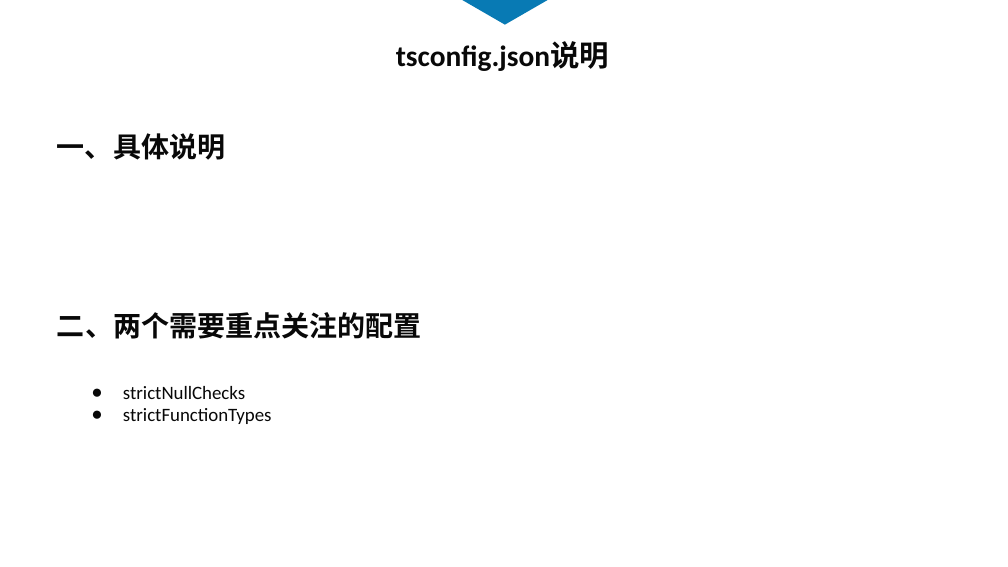
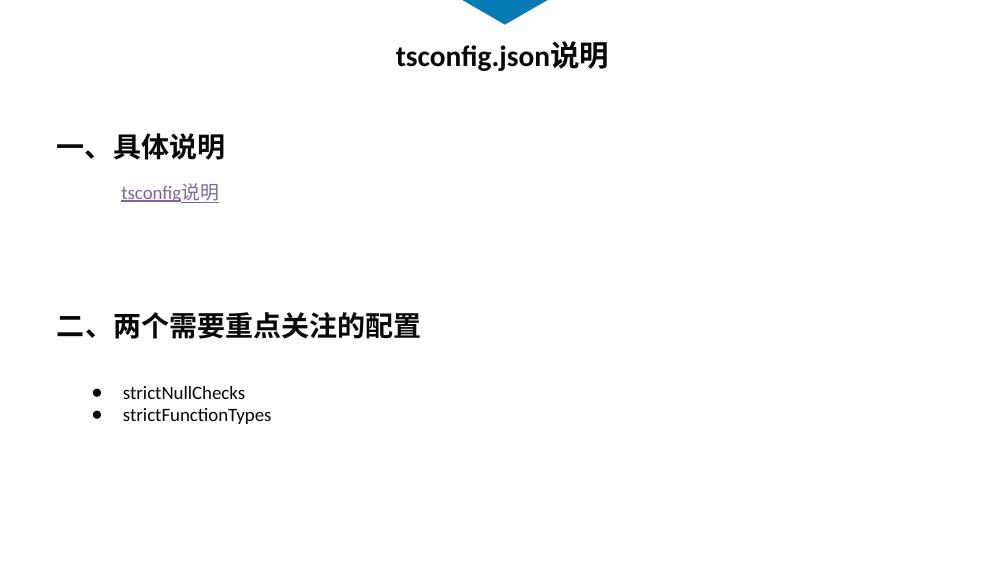
Before and after one commit to touchpillow/ts-demo, a slide deck: slide 7 of ts-分享.pptx (slide 8 before the commit). Drawn at 1008x567 pixels with LibreOffice and Linux fonts; fonts in the diff are those of the drawing. Boxes give left, top, right and bottom in pixels: in the first picture for what was removed or moved away, otherwise in the second. Text is boxed around its words. In the diff, an @@ line names an element or a change of style, - is before the commit and + after.

```diff
--- a/ts-分享.pptx
+++ b/ts-分享.pptx
@@ text added at (121, 184, 219, 203), 13.5 pt, text #8064A1, underline @@
+tsconfig说明
```
Also in this commit, not shown: 6 other slides changed, 1 slide added, 7 slides removed, 1 other file.
